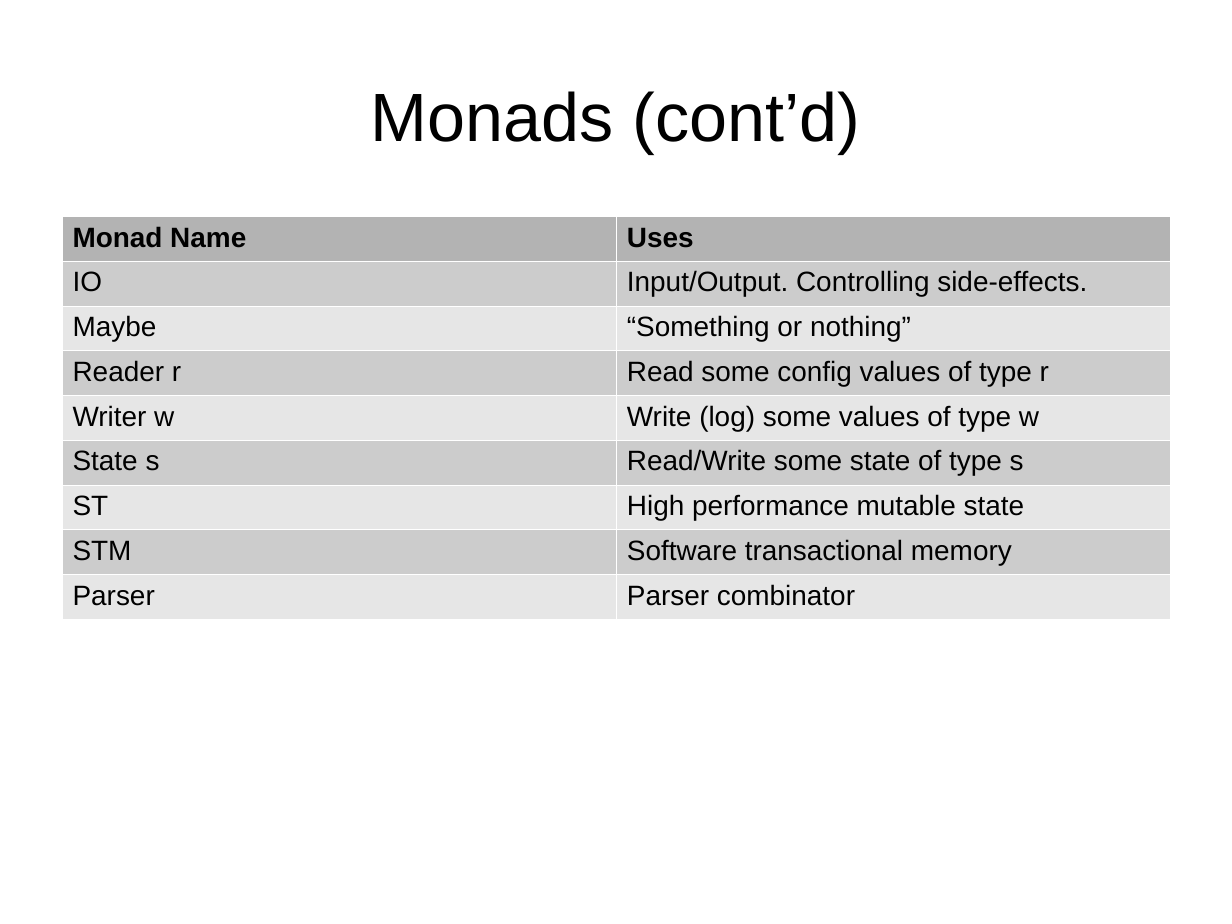
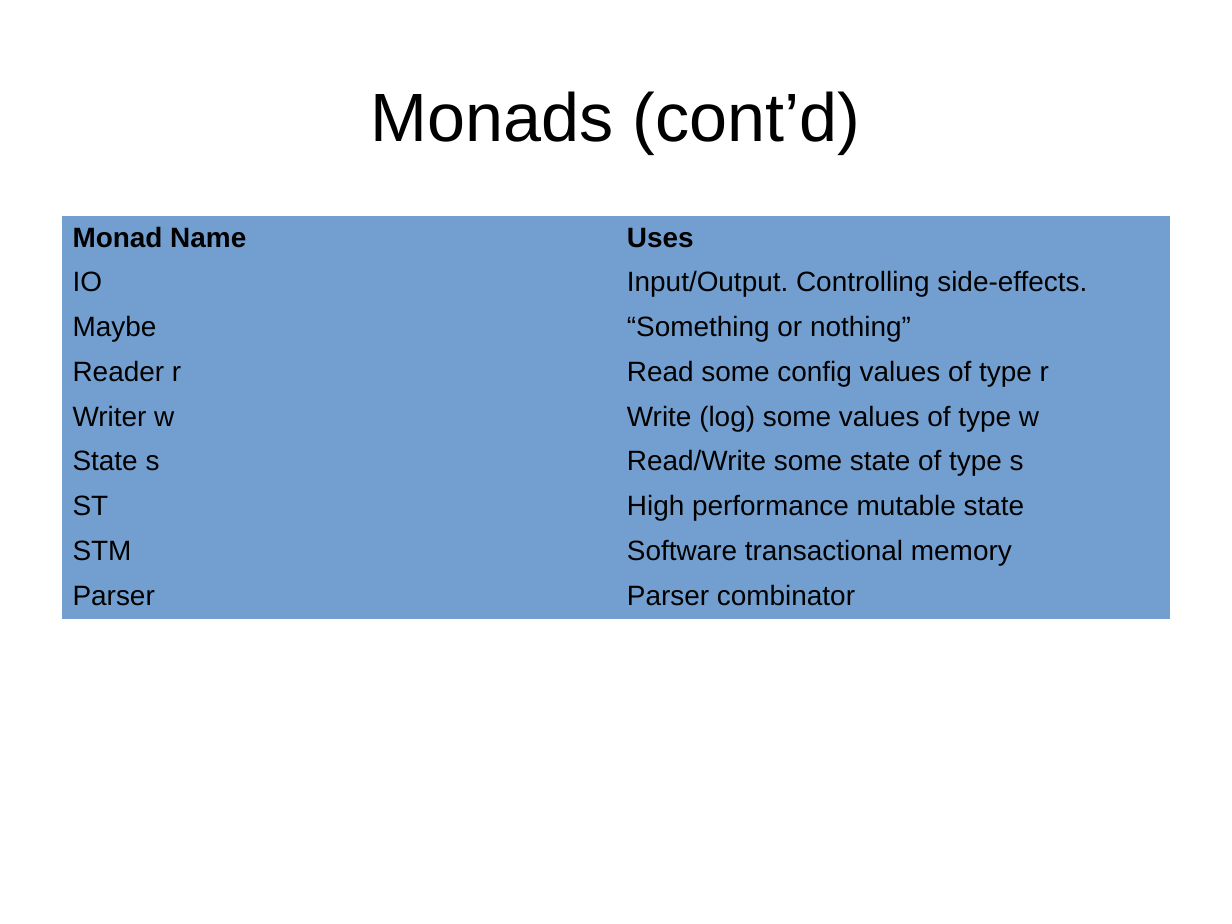
Before and after one commit to bstamour/SLHS, a slide deck: slide 34 of docs/proposal-from-bob.odp (slide 32 before the commit). Drawn at 1232x924 pixels with LibreOffice and Linux fonts; fonts in the diff are those of the drawing. Boxes give left, top, right and bottom in pixels: in the first picture for what was removed or moved away, otherwise in the second. Text is boxed around its words. In the diff, an @@ line names an element or a change of style, - is before the commit and + after.

```diff
--- a/docs/proposal-from-bob.odp
+++ b/docs/proposal-from-bob.odp
@@ table at <box>61,216,1171,610</box> @@
@@ fill #B3B3B3 to #729FCF in row 1 @@
@@ fill #CCCCCC to #729FCF in 8 cells @@
@@ fill #E6E6E6 to #729FCF in 8 cells @@
@@ borders changed @@
```
Also in this commit, not shown: 6 other slides changed, 2 slides added.
